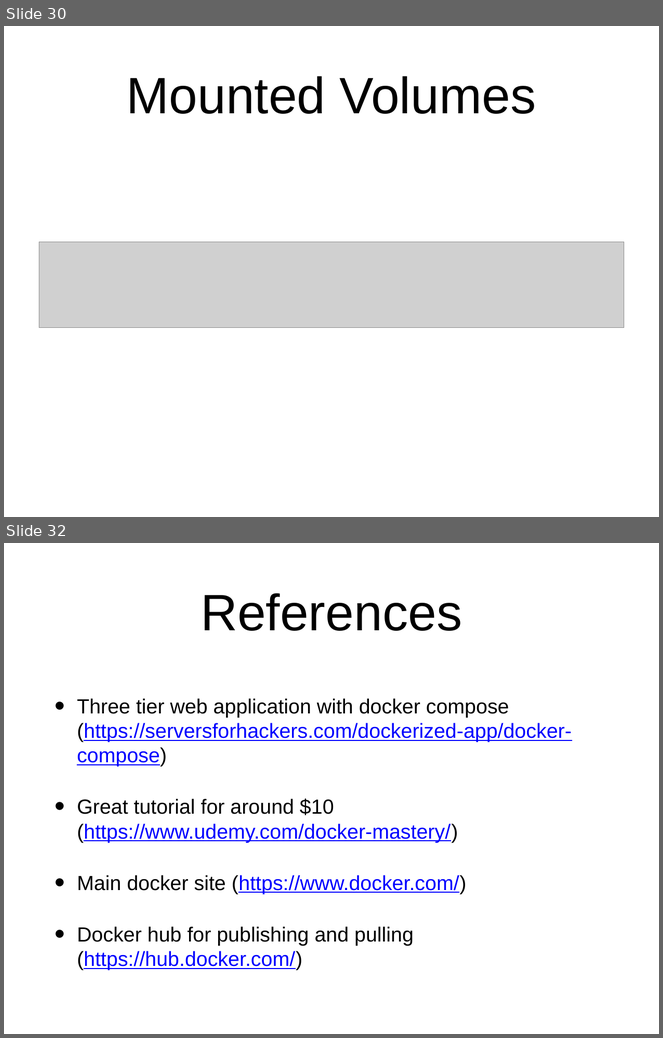
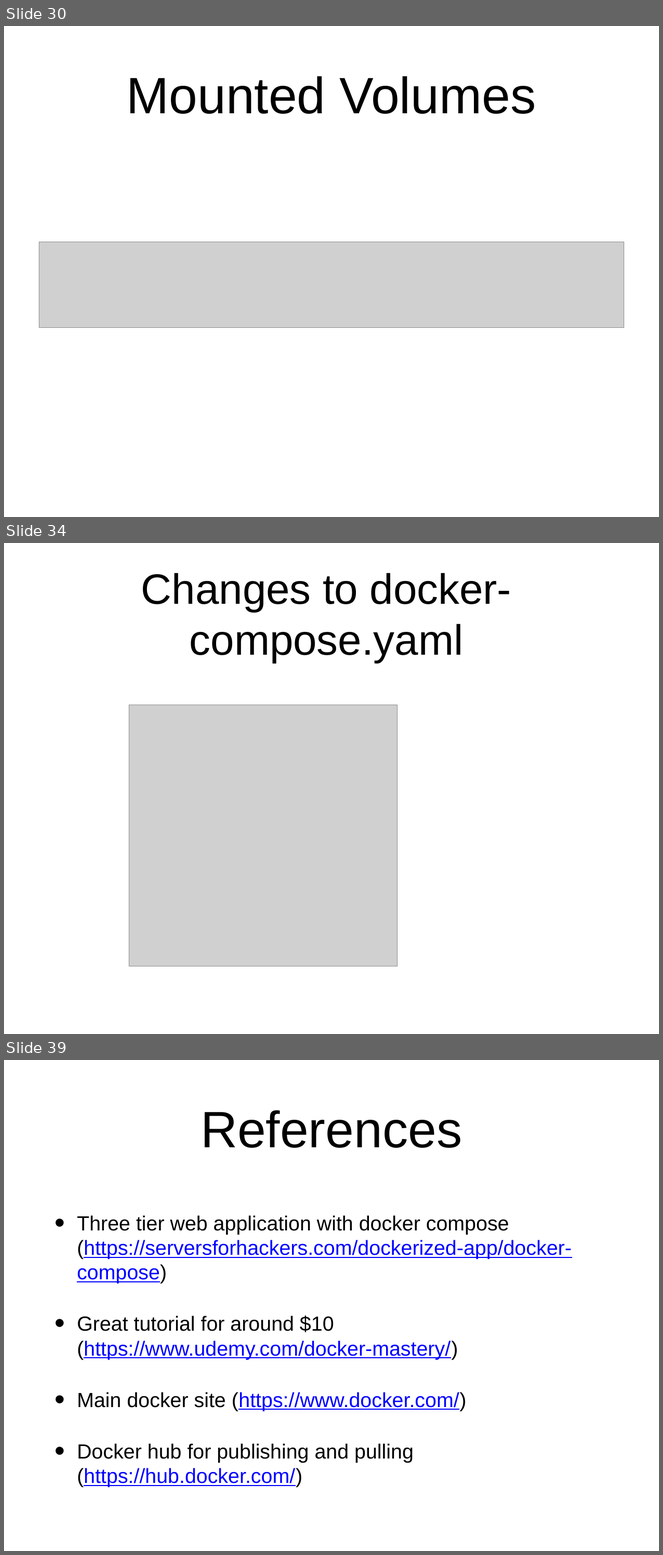
Before and after one commit to ASTApplicationWorkGroup/dockertutorial_part1, a slide deck: docker.pptx. Shown one above the other, each under a label of ours: slides 30 and 32 before the commit, slides 30, 34 and 39 after it; the slides between them are not shown. The pictures are 663x1038 and 663x1555 pixels, drawn with LibreOffice and Linux fonts; fonts in the diff are those of the drawing; grey boxes stand for pictures. Boxes give left, top, right and bottom in pixels: in the first picture for what was removed or moved away, otherwise in the second. Text is boxed around its words. In the diff, an @@ line names an element or a change of style, - is before the commit and + after.

```diff
--- a/docker.pptx
+++ b/docker.pptx
@@ slide 34 added at [4, 543, 659, 1034], background #FFFFFF @@
@@ title added at [141, 573, 512, 663], 66.4 pt, text #000000 @@
+Changes to docker-compose.yaml
@@ picture added at [129, 705, 398, 966] @@
@@ what was slide 32 is now slide 39 @@
```
Also in this commit, not shown: 11 slides changed, 6 other slides added.
